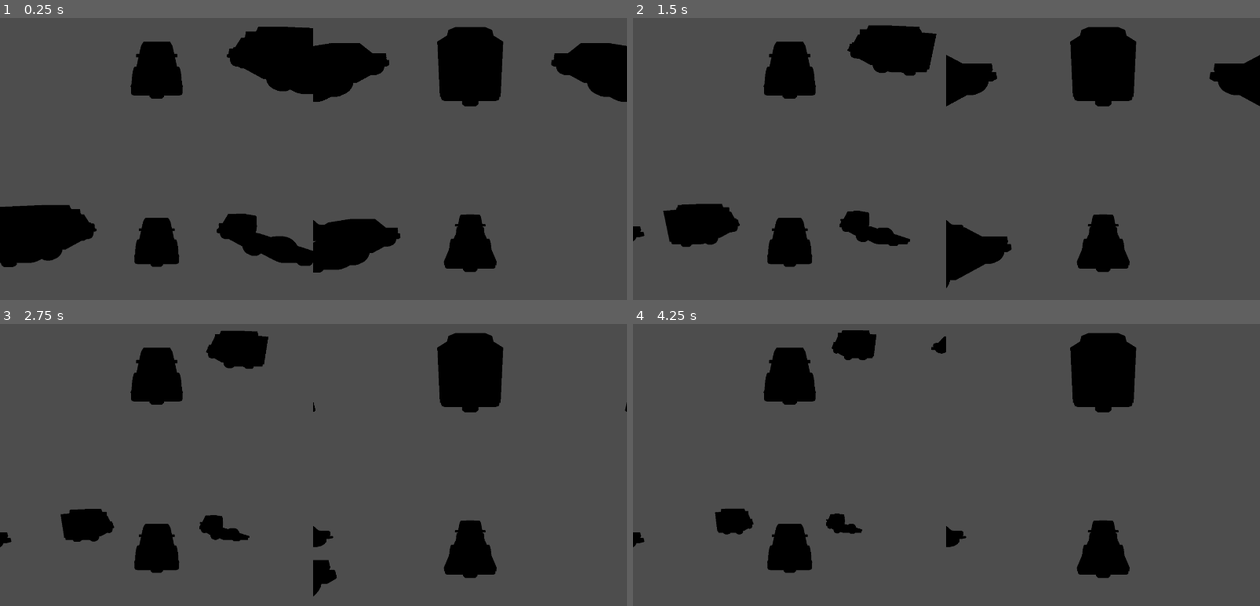
Above: before the commit, frames 1-4 (two rows, left to right).
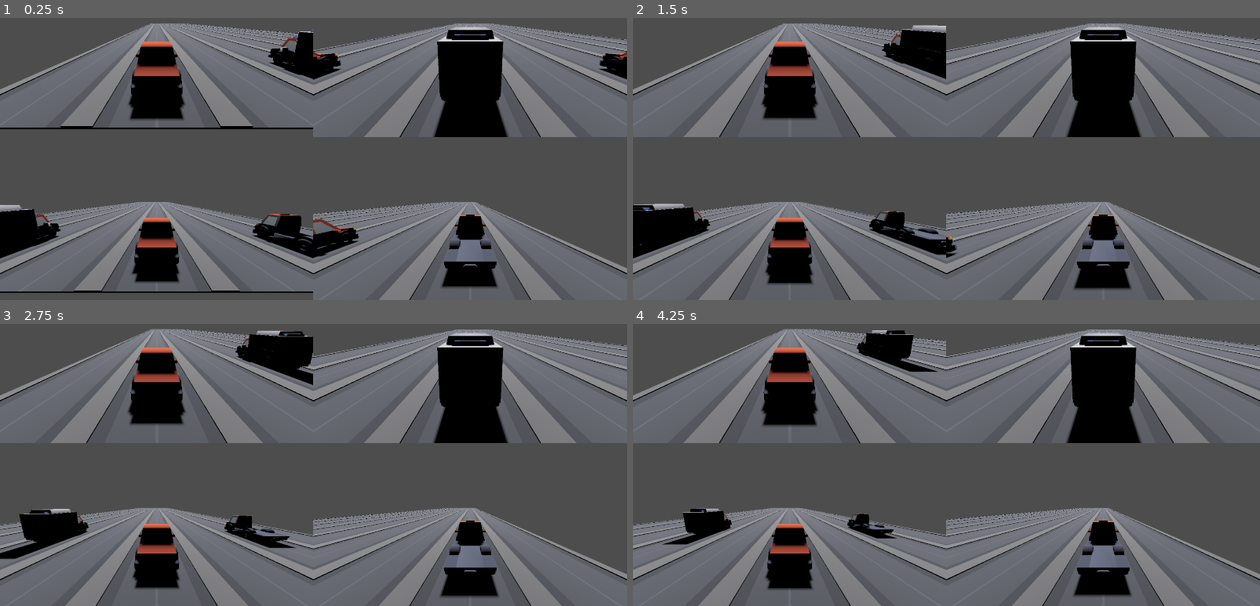
Above: after the commit, the same moments.

Repository: ethanbaedke/Race-Down-Roosevelt
Game: Godot game, scene res://race/race.tscn
Same seed, same stepped clock (60 frames per second), same inputs: the game is played once before the commit and once after it.
Inputs:
- Up to frame 1 (0.25 s): no input
- Up to frame 2 (1.5 s): no input
- Up to frame 3 (2.75 s): no input
- Up to frame 4 (4.25 s): no input

The runs differ from the first frame. In frame 1, 49% of the frame differs, in the area x 0-100%, y 1-100%; in frame 2, 52%; in frame 3, 52%; in frame 4, 52%.

Commit message:
Spawning road rows naively.

Diff:
--- a/race-down-roosevelt/autoloads/rdr_logger.gd
+++ b/race-down-roosevelt/autoloads/rdr_logger.gd
@@ -1,6 +1,6 @@
 extends Node
 
-const SPAM_LOGGING_ENABLED:bool = true
+const SPAM_LOGGING_ENABLED:bool = false
 
 func log(source:Object, contents:String) -> void:
 
--- /dev/null
+++ b/race-down-roosevelt/race/default_road_spawn_table.tres
@@ -0,0 +1,11 @@
+[gd_resource type="Resource" script_class="RoadSpawnTable" format=3 uid="uid://dbqn44fmqlvwt"]
+
+[ext_resource type="PackedScene" uid="uid://bgx4sb7ysypif" path="res://road/road_row_straight.tscn" id="1_7xn3e"]
+[ext_resource type="Script" uid="uid://4xpetlewbrgg" path="res://race/road_spawn_table.gd" id="1_438wm"]
+
+[resource]
+script = ExtResource("1_438wm")
+road_rows = Dictionary[PackedScene, int]({
+ExtResource("1_7xn3e"): 0
+})
+metadata/_custom_type_script = "uid://4xpetlewbrgg"
--- a/race-down-roosevelt/race/race.gd
+++ b/race-down-roosevelt/race/race.gd
@@ -31,10 +31,80 @@
 		to_move_back = z_last + (diff * 0.5)
 	for vehicle:RacerVehicle in _racer_vehicles:
 		vehicle.position.z -= to_move_back
+	_move_road_back(to_move_back)
 
 	# Debugging
 	for vehicle:RacerVehicle in order:
 		RdrLogger.spam_log(self, vehicle.racer.name + " z-pos: " + str(vehicle.position.z))
+
+#region Road Management
+
+# Distance in front of the 1st place racer road should be placed up to.
+const ROAD_PLACE_DIST:int = 100
+# Distance behind the last place racer road needs to be to be cleaned up.
+const ROAD_CLEANUP_DIST:int = 10
+# Z-distance between road rows.
+const ROAD_ROW_SPACING:float = 3.0
+
+@export var road_spawn_table:RoadSpawnTable = null
+
+@onready var _road_parent:Node3D = $Road
+
+# What z-coordinate the next road row should be spawned at.
+var _next_road_row_z:float = 0.0
+
+func _move_road_back(amount:float) -> void:
+
+	for node:Node3D in _road_parent.get_children():
+		node.position.z -= amount
+	_next_road_row_z -= amount
+
+func _place_road_row() -> void:
+
+	if (road_spawn_table.road_rows.size() == 0):
+		RdrLogger.fatal(self, _place_road_row.get_method() + " expects at least one road row to exist on the road spawn table.")
+
+	var row_scene:PackedScene = road_spawn_table.get_random_road_row_weighted()
+	if (row_scene == null):
+		return
+	var row:Node3D = row_scene.instantiate()
+	_road_parent.add_child(row)
+	row.position.z = _next_road_row_z
+
+func _handle_road_placement() -> void:
+
+	var order:Array[RacerVehicle] = get_racer_order()
+
+	# Place road in front of first place racer.
+	var first_place_z:float = order[0].position.z
+	while (_next_road_row_z - first_place_z < ROAD_PLACE_DIST):
+		_place_road_row()
+		_next_road_row_z += ROAD_ROW_SPACING
+
+func _handle_road_cleanup() -> void:
+	pass
+
+func _validate_road_spawn_table() -> void:
+
+	RdrLogger.log(self, "Beginning road spawn table validation.")
+
+	# Ensure road spawn table exists.
+	if (road_spawn_table == null):
+		# If no road spawn table is set, try and load the default road spawn table.
+		road_spawn_table = load("res://race/default_road_spawn_table.tres")
+		# If the default road spawn table couldn't be found, use an empty resource, which will be handeled below.
+		if (road_spawn_table == null):
+			road_spawn_table = RoadSpawnTable.new()
+
+	# If the road spawn table shows conflicts at this point, they must be resolved so the race can start.
+	# We will not back out of a race once it's begun setup.
+	if (!road_spawn_table.validate_parameters()):
+		RdrLogger.error(self, "Road spawn table was invalid. Forcefully resolving conflicts.")
+		road_spawn_table.force_resolve_conflicts()
+
+	RdrLogger.log(self, "Road spawn table validation finished.")
+
+#endregion
 
 #region Race Setup
 
@@ -75,6 +145,8 @@
 func setup_race() -> void:
 
 	RdrLogger.log(self, "Setting up race.")
+
+	_validate_road_spawn_table()
 
 	_validate_race_parameters()
 	_spawn_racer_vehicles()
@@ -207,3 +279,4 @@
 func _process(delta: float) -> void:
 
 	_move_racers(delta)
+	_handle_road_placement()
--- a/race-down-roosevelt/race/race.tscn
+++ b/race-down-roosevelt/race/race.tscn
@@ -5,19 +5,23 @@
 [node name="Race" type="Node3D" unique_id=1363738947]
 script = ExtResource("1_6dlvr")
 
+[node name="DirectionalLight3D" type="DirectionalLight3D" parent="." unique_id=327752361]
+transform = Transform3D(1, 0, 0, 0, 0.70710677, 0.70710677, 0, -0.70710677, 0.70710677, 0, 0, 0)
+shadow_enabled = true
+
 [node name="RacerVehicleSpawnPoints" type="Node3D" parent="." unique_id=2143620694]
 
 [node name="1" type="Node3D" parent="RacerVehicleSpawnPoints" unique_id=2017527983]
-transform = Transform3D(1, 0, 0, 0, 1, 0, 0, 0, 1, 6, 0, 0)
+transform = Transform3D(1, 0, 0, 0, 1, 0, 0, 0, 1, 9, 0, 0)
 
 [node name="2" type="Node3D" parent="RacerVehicleSpawnPoints" unique_id=1431902584]
-transform = Transform3D(1, 0, 0, 0, 1, 0, 0, 0, 1, 2, 0, 0)
+transform = Transform3D(1, 0, 0, 0, 1, 0, 0, 0, 1, 3, 0, 0)
 
 [node name="3" type="Node3D" parent="RacerVehicleSpawnPoints" unique_id=246324842]
-transform = Transform3D(1, 0, 0, 0, 1, 0, 0, 0, 1, -2, 0, 0)
+transform = Transform3D(1, 0, 0, 0, 1, 0, 0, 0, 1, -3, 0, 0)
 
 [node name="4" type="Node3D" parent="RacerVehicleSpawnPoints" unique_id=1242191265]
-transform = Transform3D(1, 0, 0, 0, 1, 0, 0, 0, 1, -6, 0, 0)
+transform = Transform3D(1, 0, 0, 0, 1, 0, 0, 0, 1, -9, 0, 0)
 
 [node name="ViewportSetup1p" type="Control" parent="." unique_id=1270194998]
 visible = false
@@ -231,3 +235,5 @@
 render_target_update_mode = 0
 
 [node name="P4Cam4p" type="Camera3D" parent="ViewportSetup4p/SplitContainer/SplitContainerBottom/P4SubViewportContainer/SubViewport" unique_id=1975362]
+
+[node name="Road" type="Node3D" parent="." unique_id=1549239541]
--- /dev/null
+++ b/race-down-roosevelt/race/road_spawn_table.gd
@@ -0,0 +1,83 @@
+class_name RoadSpawnTable extends Resource
+
+# Key is road row packed scene reference, value is weight for spawning (spawn chance relative to other weights).
+@export var road_rows:Dictionary[PackedScene, int] = {}
+
+# Expects at least one road row to exist with a weight >0.
+func get_random_road_row_weighted() -> PackedScene:
+
+	if (road_rows.size() == 0):
+		RdrLogger.fatal(self, get_random_road_row_weighted.get_method() + " expects at least one road row to exist.")
+		return null
+
+	var total_weight:int = 0
+	for value:PackedScene in road_rows:
+		total_weight += road_rows[value]
+
+	if (total_weight == 0):
+		RdrLogger.fatal(self, get_random_road_row_weighted.get_method() + " expects at least one road row to have a weight greater than 0.")
+		return null
+
+	var total_counter:int = 0
+	var target:int = randi_range(0, total_weight - 1)
+	for value:PackedScene in road_rows:
+		var local_counter:int = 0
+		while (local_counter < road_rows[value]):
+			if (total_counter == target):
+				return value
+			local_counter += 1
+			total_counter += 1
+
+	RdrLogger.fatal(self, "An unexpected error occured during " + get_random_road_row_weighted.get_method())
+	return null
+
+# Ensures there are no conflics with the current table setup.
+func validate_parameters() -> bool:
+
+	RdrLogger.log(self, "Beginning validation.")
+
+	# At least one road row should exist to spawn.
+	if (road_rows.size() < 1):
+		RdrLogger.error(self, "Validation failed: list of spawnable road rows is empty. Must have at least one road row to spawn.")
+		return false
+
+	# If there is only one road row, it's weight must be > 0.
+	if (road_rows.size() == 1):
+		# Only iterating here because I can't use road_rows[0].
+		for value:PackedScene in road_rows:
+			if (road_rows[value] <= 0):
+				RdrLogger.error(self, "Only one road row is present to spawn, but its weight is " + str(road_rows[value]) + " and must be greater than 0.")
+				return false
+
+	# Throw a warning if any weight is zero, meaning the road row will never be spawned.
+	for value:PackedScene in road_rows:
+		if (road_rows[value] <= 0):
+			RdrLogger.warn(self, value.get_state().get_node_name(0) + " in road rows list has weight " + str(road_rows[value]) + ", so it will never be spawned.")
+
+	RdrLogger.log(self, "Validation succeeded.")
+	return true
+
+# Modifies the table so no conflicts exits.
+func force_resolve_conflicts() -> void:
+
+	RdrLogger.log(self, "Beginning conflict resolution.")
+
+	# Ensure at least one road row exists.
+	if (road_rows.size() < 1):
+		# No road rows exist, try to load the straight row.
+		var straight_row:PackedScene = load("res://road/road_row_straight.tscn")
+		if (straight_row != null):
+			RdrLogger.warn(self, "List of spawnable road rows was empty, adding the stright road row.")
+			road_rows[straight_row] = 1
+		else:
+			RdrLogger.fatal(self, "List of spawnable road rows was empty and the straight road row could not be loaded.")
+
+	# Ensure if only one road row exists, it has weight >0.
+	if (road_rows.size() == 1):
+		# Only iterating here because I can't use road_rows[0].
+		for value:PackedScene in road_rows:
+			if (road_rows[value] <= 0):
+				RdrLogger.warn(self, "Only one road row is present to spawn, but its weight is " + str(road_rows[value]) + ". Setting its weight to 1.")
+				road_rows[value] = 1
+
+	RdrLogger.log(self, "Conflict resolution complete.")
--- /dev/null
+++ b/race-down-roosevelt/road/road_row_straight.tscn
@@ -0,0 +1,32 @@
+[gd_scene format=3 uid="uid://bgx4sb7ysypif"]
+
+[ext_resource type="PackedScene" uid="uid://cyset5pjlgqq0" path="res://road/road_straight.glb" id="1_f3j74"]
+
+[node name="RoadRowStraight" type="Node3D" unique_id=1504721551]
+
+[node name="RoadStraight" parent="." unique_id=142417426 instance=ExtResource("1_f3j74")]
+transform = Transform3D(-1.3113416e-07, 0, 3, 0, 3, 0, -3, 0, -1.3113416e-07, 9.75, 0, 0)
+
+[node name="RoadStraight2" parent="." unique_id=1914994684 instance=ExtResource("1_f3j74")]
+transform = Transform3D(-1.3113416e-07, 0, 3, 0, 3, 0, -3, 0, -1.3113416e-07, 6.75, 0, 0)
+
+[node name="RoadStraight3" parent="." unique_id=1909730164 instance=ExtResource("1_f3j74")]
+transform = Transform3D(-1.3113416e-07, 0, 3, 0, 3, 0, -3, 0, -1.3113416e-07, 3.75, 0, 0)
+
+[node name="RoadStraight4" parent="." unique_id=926914645 instance=ExtResource("1_f3j74")]
+transform = Transform3D(-1.3113416e-07, 0, 3, 0, 3, 0, -3, 0, -1.3113416e-07, 0.75, 0, 0)
+
+[node name="RoadStraight5" parent="." unique_id=1300254679 instance=ExtResource("1_f3j74")]
+transform = Transform3D(-1.3113416e-07, 0, 3, 0, 3, 0, -3, 0, -1.3113416e-07, -2.25, 0, 0)
+
+[node name="RoadStraight6" parent="." unique_id=1315416649 instance=ExtResource("1_f3j74")]
+transform = Transform3D(-1.3113416e-07, 0, 3, 0, 3, 0, -3, 0, -1.3113416e-07, -5.25, 0, 0)
+
+[node name="RoadStraight7" parent="." unique_id=1873364365 instance=ExtResource("1_f3j74")]
+transform = Transform3D(-1.3113416e-07, 0, 3, 0, 3, 0, -3, 0, -1.3113416e-07, -8.25, 0, 0)
+
+[node name="RoadStraight8" parent="." unique_id=1520977478 instance=ExtResource("1_f3j74")]
+transform = Transform3D(-1.3113416e-07, 0, 3, 0, 3, 0, -3, 0, -1.3113416e-07, -11.25, 0, 0)
+
+[node name="RoadStraight9" parent="." unique_id=1644657925 instance=ExtResource("1_f3j74")]
+transform = Transform3D(-1.3113416e-07, 0, 3, 0, 3, 0, -3, 0, -1.3113416e-07, -14.25, 0, 0)
Not shown, added: race-down-roosevelt/race/road_spawn_table.gd.uid
Binary file added: race-down-roosevelt/road/road_straight.glb
Not shown, added: race-down-roosevelt/road/road_straight.glb.import
